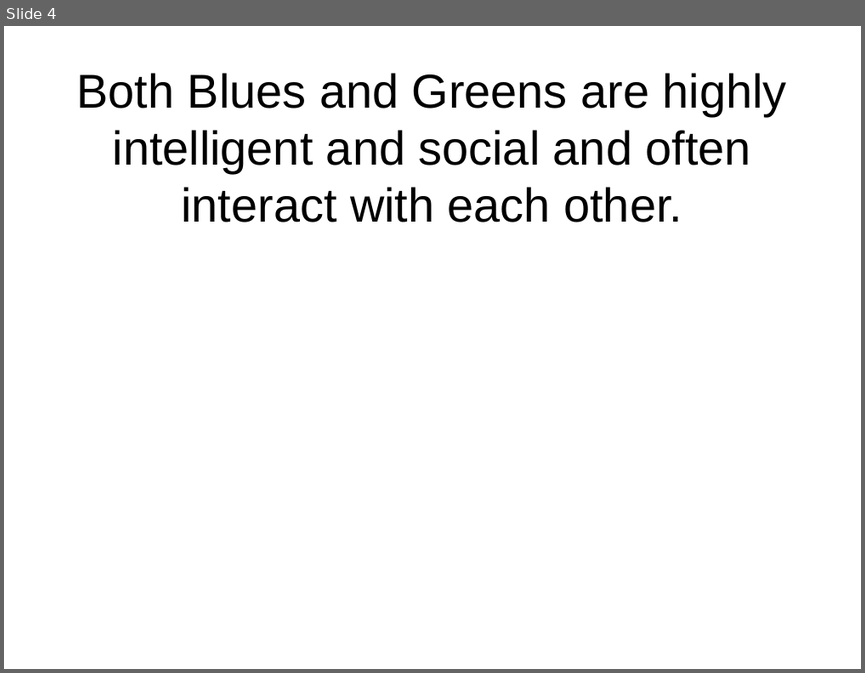
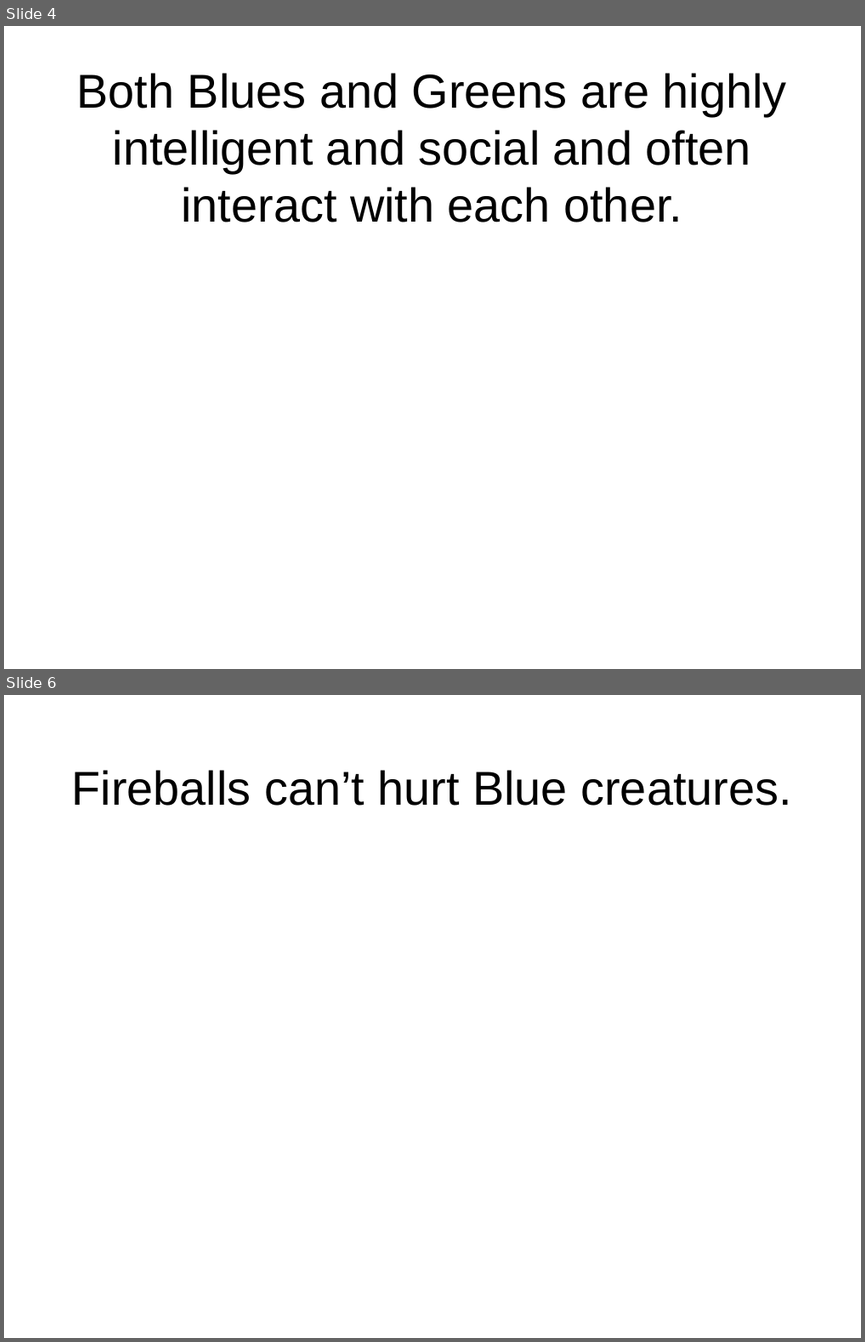
Before and after one commit to flxsosa/MoralDynamics, a slide deck: experiment_template/experiment_slides.odp. Shown one above the other, each under a label of ours: slide 4 before the commit, slides 4 and 6 after it; the slides between them are not shown. The pictures are 865x673 and 865x1342 pixels, drawn with LibreOffice and Linux fonts; fonts in the diff are those of the drawing. Boxes give left, top, right and bottom in pixels: in the first picture for what was removed or moved away, otherwise in the second. Text is boxed around its words. In the diff, an @@ line names an element or a change of style, - is before the commit and + after.

```diff
--- a/experiment_template/experiment_slides.odp
+++ b/experiment_template/experiment_slides.odp
@@ slide 6 added at [4,695,861,1338], background #FFFFFF @@
@@ title added at [72,770,791,805], 44 pt, text #000000 @@
+Fireballs can’t hurt Blue creatures.
```
Also in this commit, not shown: 1 slide changed, 2 other slides added, 6 slides removed, 12 other files.
